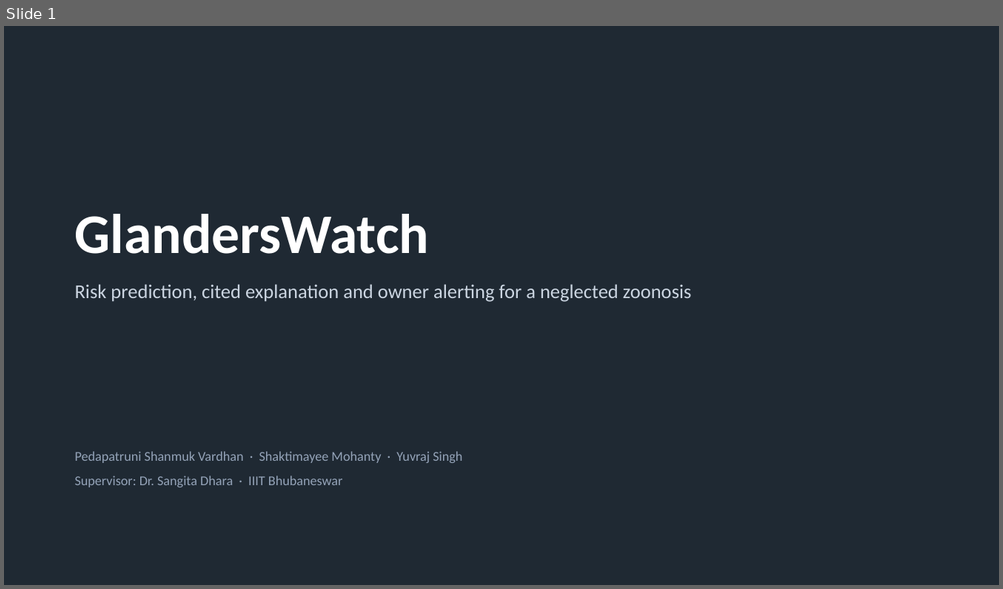
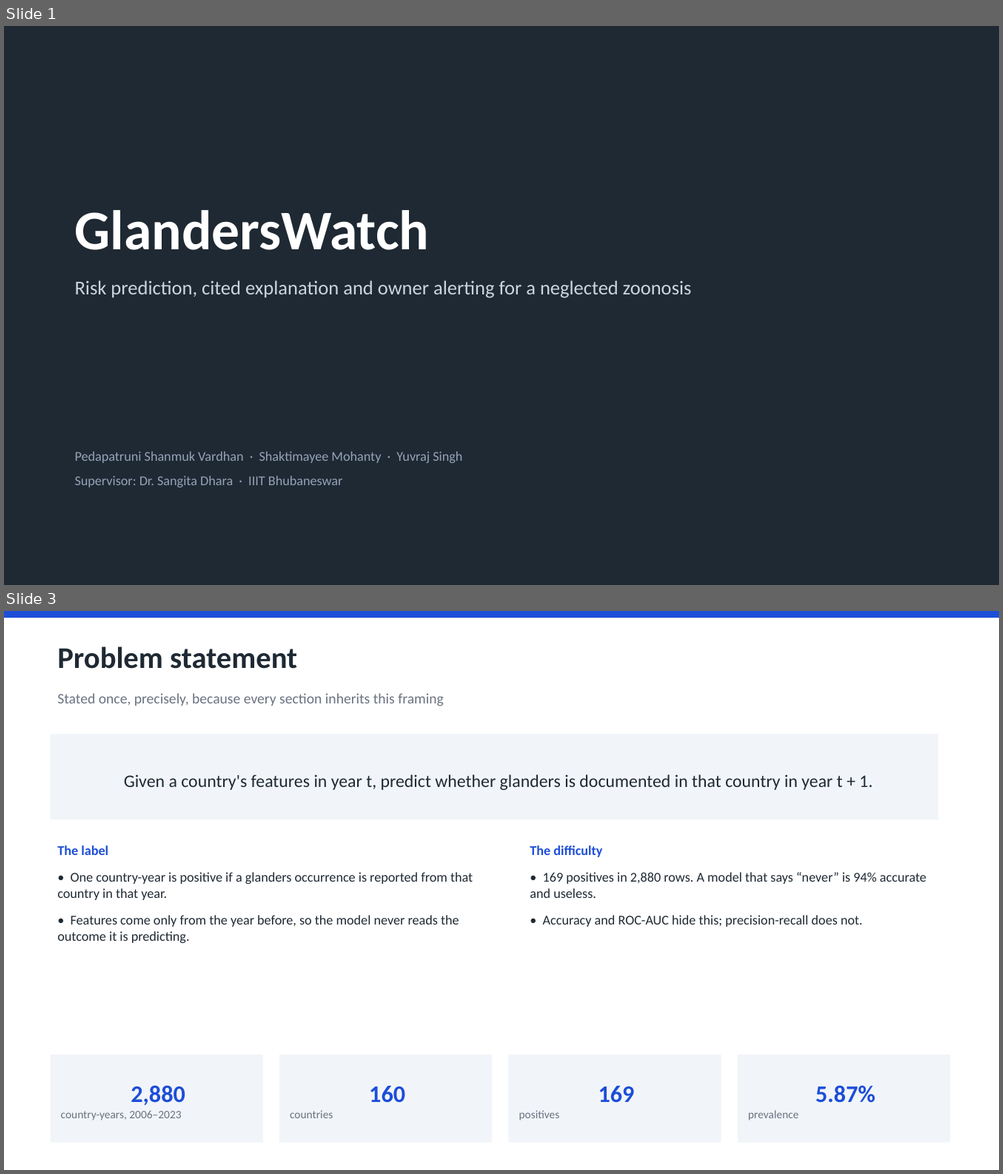
Before and after one commit to YuvrajSingh-mist/glandersWatch, a slide deck: GlandersWatch_Deck.pptx. Shown one above the other, each under a label of ours: slide 1 before the commit, slides 1 and 3 after it; the slides between them are not shown. The pictures are 1003x589 and 1003x1174 pixels, drawn with LibreOffice and Linux fonts; fonts in the diff are those of the drawing. Boxes give left, top, right and bottom in pixels: in the first picture for what was removed or moved away, otherwise in the second. Text is boxed around its words. In the diff, an @@ line names an element or a change of style, - is before the commit and + after.

Commit message:
Restructure the deck around the whole system
Overview, problem statement and need first, then one section per component
holding only that component's information: risk engine, explanation layer,
alert service, and where the project stands.

Fixes from review: the architecture mock was unreadable at slide size, so the
alert pipeline is drawn natively and the original gets its own full-width
slide; a clipped box and four sparse slides; and the results table is verified
by dumping cell text rather than trusting a low-resolution render.

```diff
--- a/GlandersWatch_Deck.pptx
+++ b/GlandersWatch_Deck.pptx
@@ slide 3 added at <box>4,611,999,1170</box>, background #FFFFFF @@
@@ rectangle added at <box>4,611,999,618</box>, fill #1D4ED8 @@
@@ text added at <box>57,647,297,669</box>, 29 pt, text #1F2933, bold @@
+Problem statement
@@ text added at <box>57,693,444,706</box>, 14 pt, text #6B7280 @@
+Stated once, precisely, because every section inherits this framing
@@ rectangle added at <box>51,734,938,820</box>, fill #F1F5F9, 17 pt, text #1F2933 @@
+Given a country's features in year t, predict whether glanders is documented in that country in year t + 1.
@@ text added at <box>57,846,472,943</box>, 13 pt, text #1F2933 @@
+The label
+• One country-year is positive if a glanders occurrence is reported from that country in that year.
+• Features come only from the year before, so the model never reads the outcome it is predicting.
@@ text added at <box>529,846,926,927</box>, 13 pt, text #1F2933 @@
+The difficulty
+• 169 positives in 2,880 rows. A model that says “never” is 94% accurate and useless.
+• Accuracy and ROC-AUC hide this; precision-recall does not.
@@ rectangle added at <box>51,1055,263,1143</box>, fill #F1F5F9, 11 pt, text #6B7280 @@
+2,880
+country-years, 2006–2023
@@ rectangle added at <box>279,1055,492,1143</box>, fill #F1F5F9, 11 pt, text #6B7280 @@
+160
+countries
@@ rectangle added at <box>509,1055,721,1143</box>, fill #F1F5F9, 11 pt, text #6B7280 @@
+169
+positives
@@ rectangle added at <box>737,1055,950,1143</box>, fill #F1F5F9, 11 pt, text #6B7280 @@
+5.87%
+prevalence
@@ slide 1 changed as well @@
@@ rectangle at <box>4,26,999,585</box>: shadow off @@
@@ text "GlandersWatch": place and size @@
-text "GlandersWatch" at <box>75,214,691,302</box>
+text "GlandersWatch" at <box>75,210,691,298</box>
```
Also in this commit, not shown: 4 other slides changed, 11 other slides added, 7 slides removed, 2 other files.
